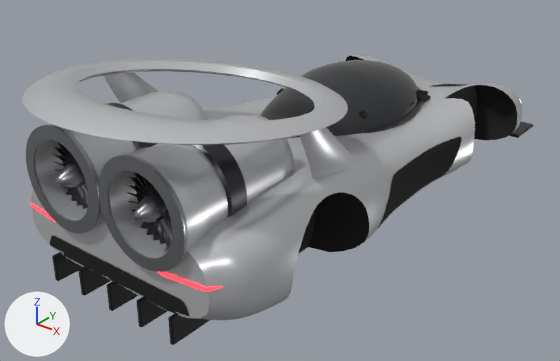
An edit to the glTF model models/atlas.glb, drawn before and after from the same camera.
The view is the same before and after, from a 50 mm camera at (3.81, -5.4, 3.35) aimed at (-0.05, -0.57, 0.35). The axes (+X, +Y, +Z) are drawn at lower left. The lights are the same throughout. The first picture is the older version. Vertices at exactly the same position are counted once.

Objects in the first picture: 'atlas'.
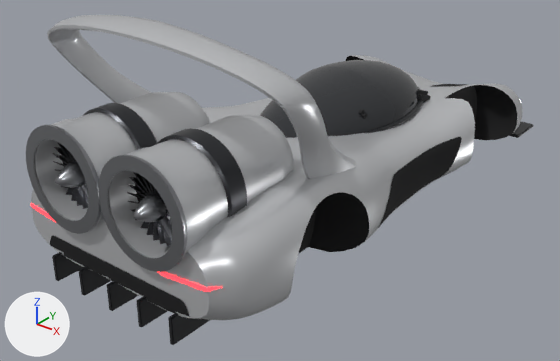
The change, as a diff of the scene's bpy script:
```diff
--- a/models/atlas.glb.py
+++ b/models/atlas.glb.py
@@ me_body @@
 # used by ob_atlas; location = (0.0, 0.0, 0.0)
-me_body.from_pydata(...)  # 17719 vertices, 33367 faces; spans x -1.15..1.15, y -2.83..2.67, z 0.09..1.66
+me_body.from_pydata(...)  # 18244 vertices, 34421 faces; spans x -1.16..1.16, y -2.61..2.67, z 0.09..2.07
+# me_body part 1: a new loose piece of 1449 vertices spanning x -1.16..1.16, y -2.22..-0.68, z 0.81..2.07, in mat_paint (light grey #ced0d3)
+# me_body part 2: 924 vertices removed from x -1.1..1.1, y -2.83..-0.5, z 0.85..1.66
 me_body.materials.append(mat_paint)
```

Boxes [x1, y1, x2, y2] around the edits, measured in the pictures (560 x 361 px):
'atlas', reshaped (14% taller)
    before: [22, 55, 534, 345]
    after: [26, 15, 534, 345]
part 1 of me_body, added
    after: [47, 15, 356, 179]
part 2 of me_body, deleted
    before: [22, 59, 359, 179]
